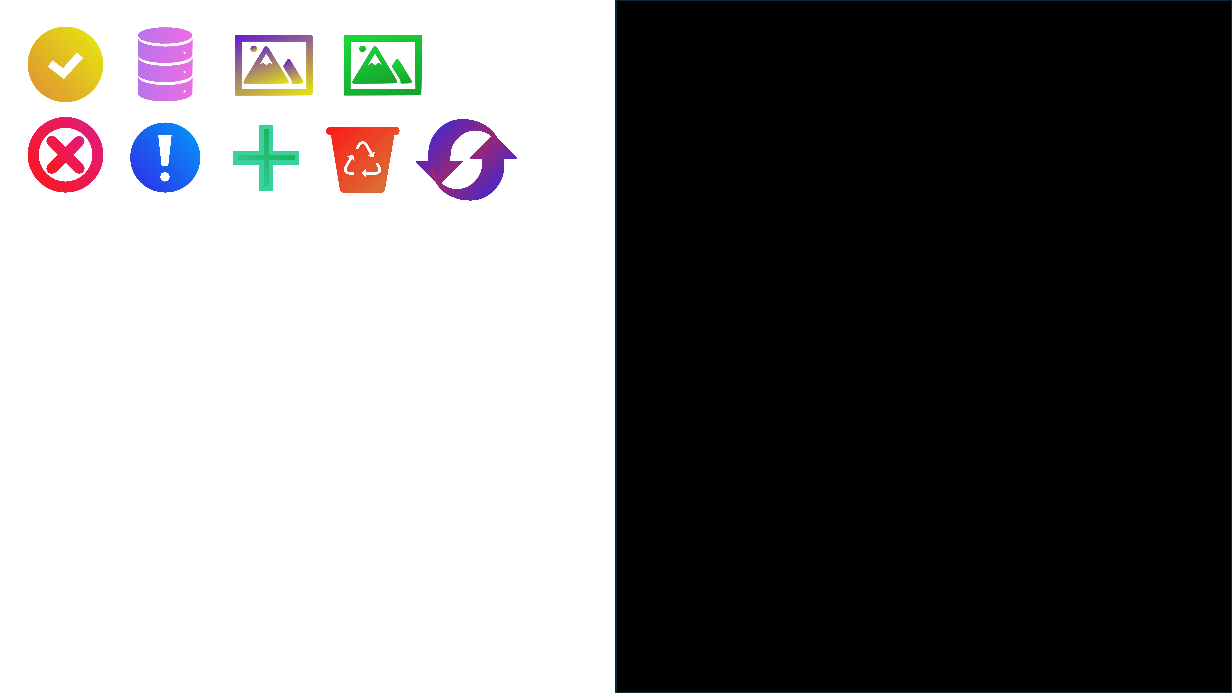
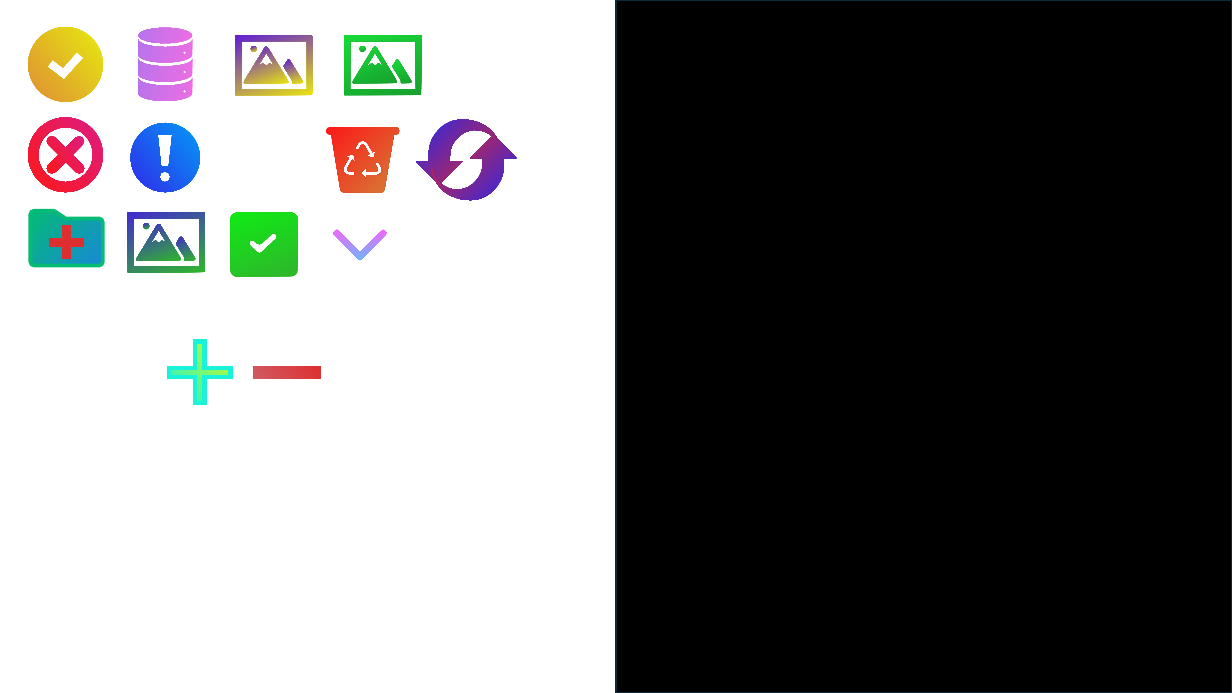
Before and after one commit to Hattaakim/Compress-Photo, a slide deck: slide 2 of Window Design/Icon Design.pptx. Drawn at 1232x693 pixels with LibreOffice and Linux fonts; fonts in the diff are those of the drawing. Boxes give left, top, right and bottom in pixels: in the first picture for what was removed or moved away, otherwise in the second. Text is boxed around its words. In the diff, an @@ line names an element or a change of style, - is before the commit and + after.

```diff
--- a/Window Design/Icon Design.pptx
+++ b/Window Design/Icon Design.pptx
@@ freeform shape added at [30,211,103,265], fill gradient #05BB76 to #1789D7, outline #1789D7 3 pt @@
@@ freeform shape added at [52,227,81,257], fill gradient #DD2F2F to #0909B3, outline #0909B3 3.5 pt @@
@@ group added at [128,213,204,273]: 3 freeform shapes, 1 ellipse @@
@@ freeform shape added at [231,213,299,276], fill gradient #2FB62C to #10EA15 @@
@@ freeform shape added at [333,229,387,261], fill gradient #F565F9 to #6AB8FE @@
@@ freeform shape: place and size @@
-freeform shape at [236,128,297,189]
+freeform shape at [169,342,230,403]
@@ freeform shape at [169,342,230,403]: fill gradient #39D29F to #12AA48 to gradient #19F3D9 to #D0FB19; outline #12AA48 3.5 pt to #D0FB19 3.5 pt @@
@@ rectangle added at [254,366,322,378], fill gradient #DD2F2F to #D15B63 @@
```
Also in this commit, not shown: 7 other files.
